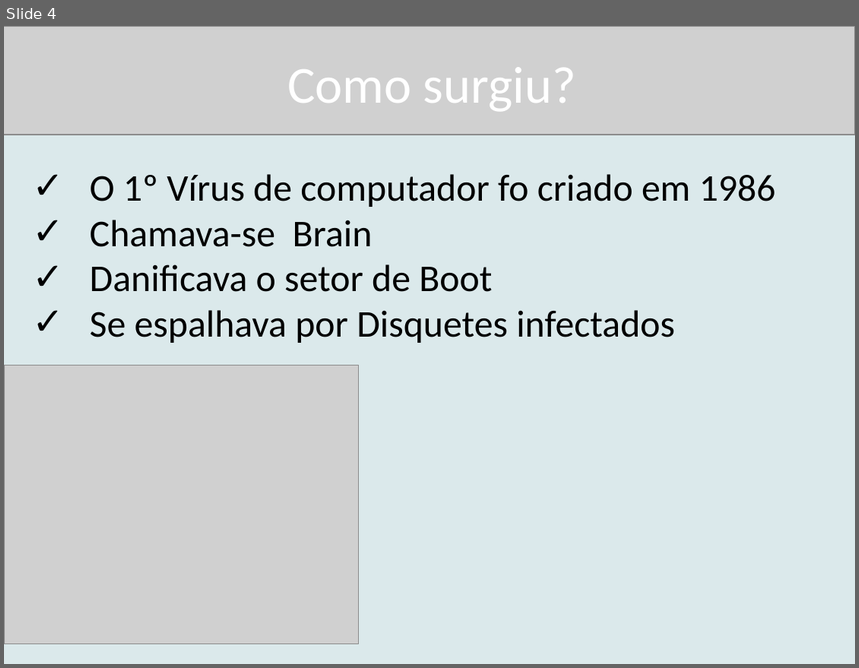
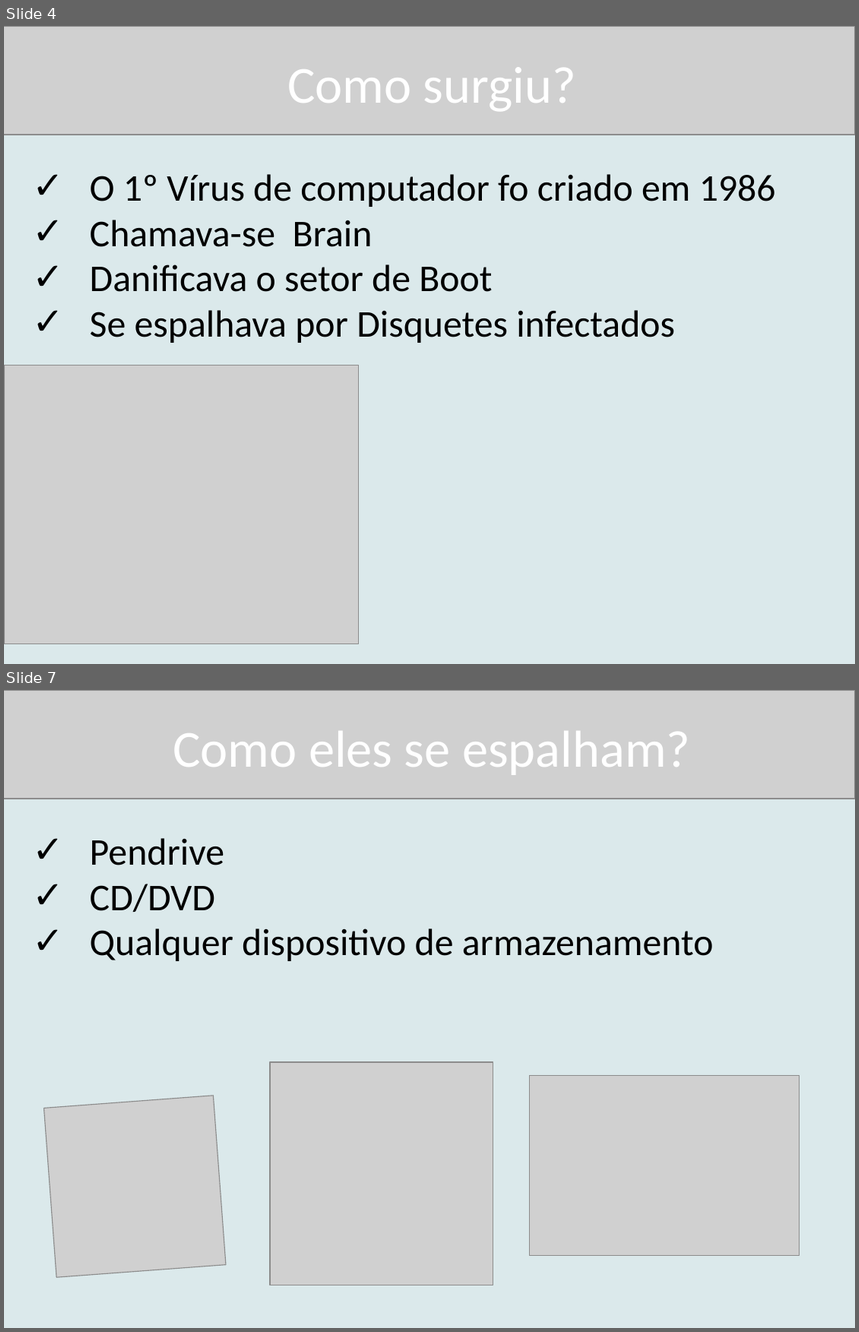
Before and after one commit to mboldrini/SlidesCurso, a slide deck: Virus de computador/Vírus de computador.pptx. Shown one above the other, each under a label of ours: slide 4 before the commit, slides 4 and 7 after it; the slides between them are not shown. The pictures are 859x668 and 859x1332 pixels, drawn with LibreOffice and Linux fonts; fonts in the diff are those of the drawing; grey boxes stand for pictures. Boxes give left, top, right and bottom in pixels: in the first picture for what was removed or moved away, otherwise in the second. Text is boxed around its words. In the diff, an @@ line names an element or a change of style, - is before the commit and + after.

```diff
--- a/Virus de computador/Vírus de computador.pptx
+++ b/Virus de computador/Vírus de computador.pptx
@@ slide 7 added at [4,690,855,1328], background #DBE9EB @@
@@ picture added at [4,690,855,799] @@
@@ title added at [173,731,690,775], 44 pt, text #FFFFFF @@
+Como eles se espalham?
@@ text added at [90,838,714,961], 32 pt, text #000000 @@
+✓ Pendrive
+✓ CD/DVD
+✓ Qualquer dispositivo de armazenamento
@@ picture added at [269,1063,493,1286] @@
@@ picture added at [529,1075,799,1255] @@
@@ picture added at [44,1096,227,1278] @@
```
Also in this commit, not shown: 1 slide changed, 3 other slides added, 14 other files.
